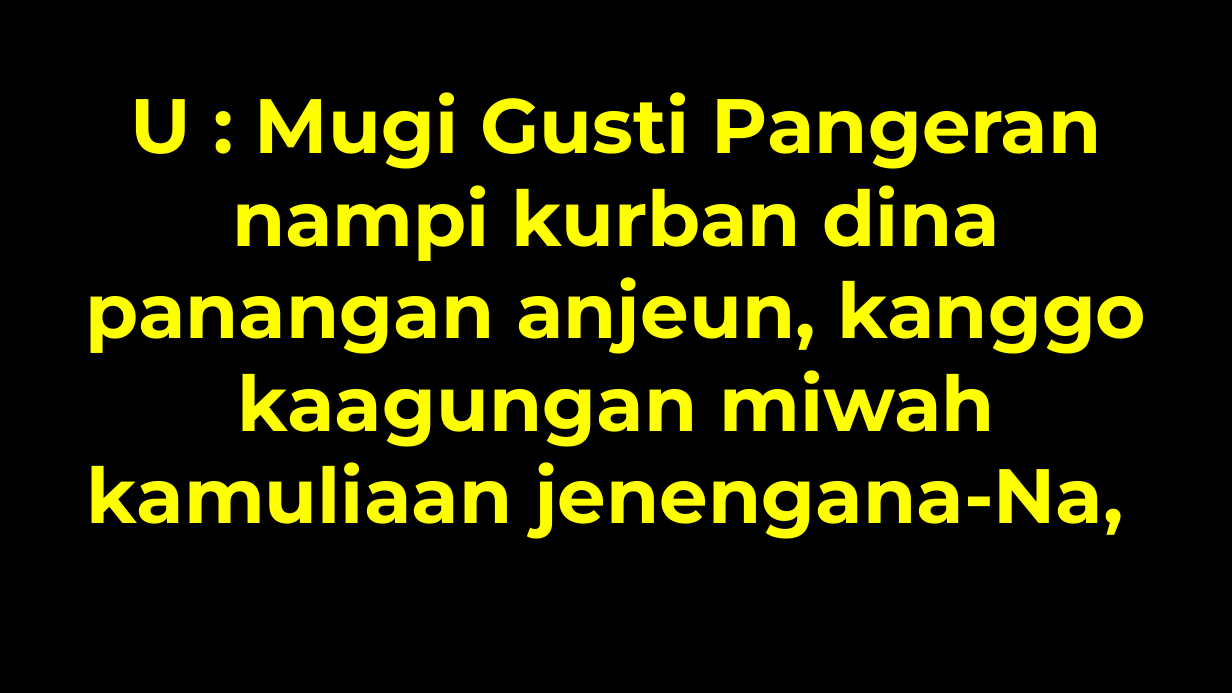
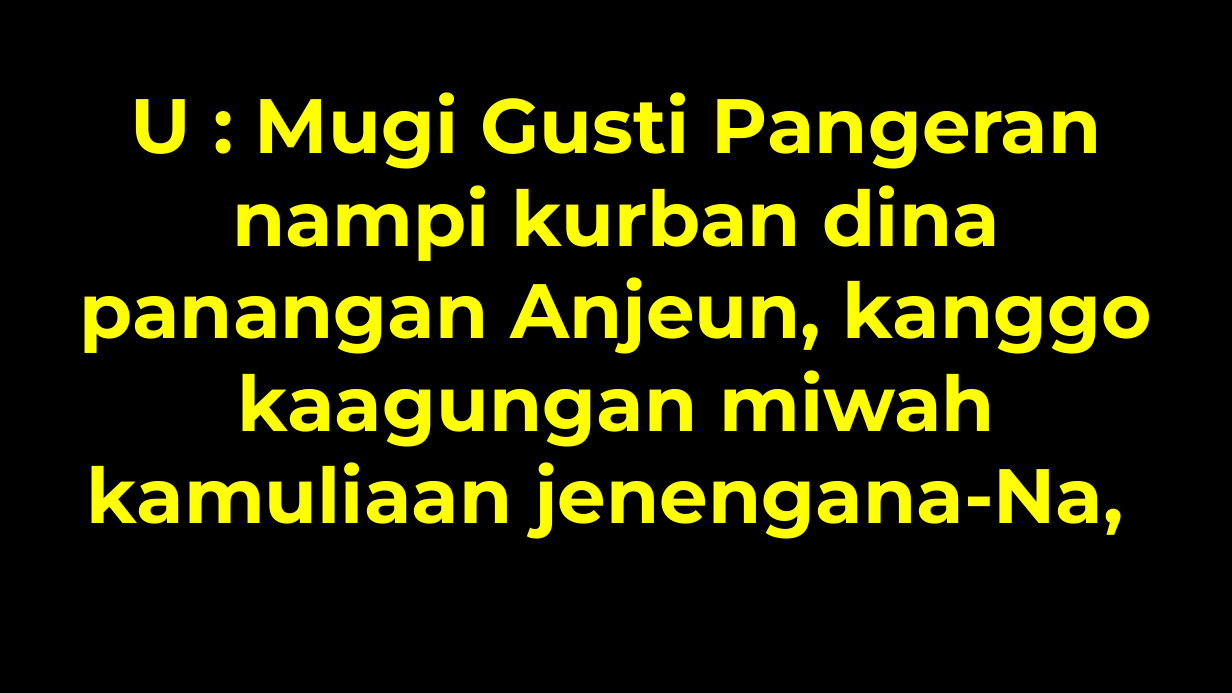
Before and after one commit to laurensius/Slide_Misa_KRC, a slide deck: slide 39 of 2020 11 tanggal 28 - 29/Slide Misa Bahasa Sunda.pptx (slide 35 before the commit). Drawn at 1232x693 pixels with LibreOffice and Linux fonts; fonts in the diff are those of the drawing; background and template pictures are left out. Boxes give left, top, right and bottom in pixels: in the first picture for what was removed or moved away, otherwise in the second. Text is boxed around its words. In the diff, an @@ line names an element or a change of style, - is before the commit and + after.

```diff
--- a/2020 11 tanggal 28 - 29/Slide Misa Bahasa Sunda.pptx
+++ b/2020 11 tanggal 28 - 29/Slide Misa Bahasa Sunda.pptx
@@ text at <box>80,92,1152,539</box>: text changed @@
-U : Mugi Gusti Pangeran nampi kurban dina panangan anjeun, kanggo kaagungan miwah kamuliaan jenengana-Na,
+U : Mugi Gusti Pangeran nampi kurban dina panangan Anjeun, kanggo kaagungan miwah kamuliaan jenengana-Na,
```
Also in this commit, not shown: 17 other slides changed, 5 slides added, 1 slide removed, 5 other files.
